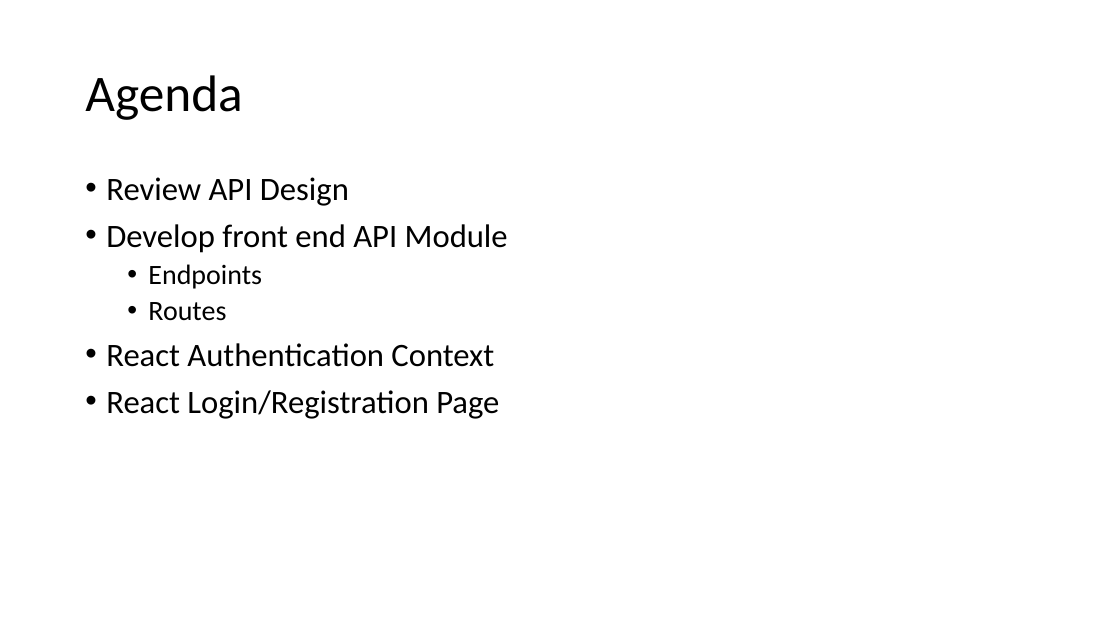
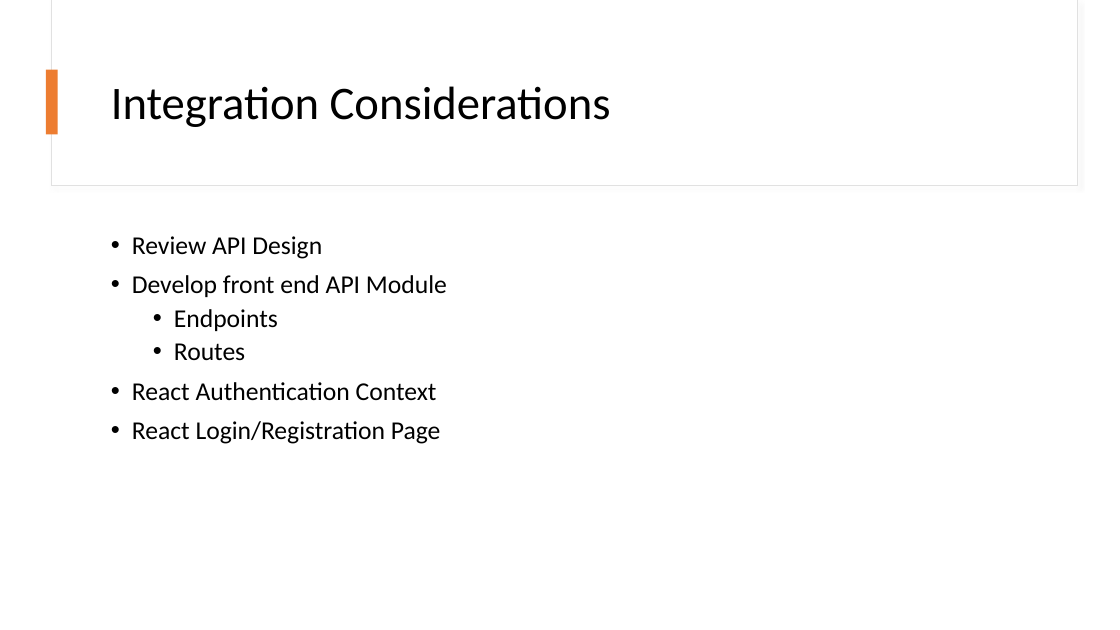
Before and after one commit to diarmuidoconnor/wad2, a slide deck: slide 2 of topic11/talk-02/Web App Dev 2.pptx. Drawn at 1120x630 pixels with LibreOffice and Linux fonts; fonts in the diff are those of the drawing. Boxes give left, top, right and bottom in pixels: in the first picture for what was removed or moved away, otherwise in the second. Text is boxed around its words. In the diff, an @@ line names an element or a change of style, - is before the commit and + after.

```diff
--- a/topic11/talk-02/Web App Dev 2.pptx
+++ b/topic11/talk-02/Web App Dev 2.pptx
@@ rectangle added at (51,0,1077,186), fill #FFFFFF, outline #E1E1E1 0.75 pt @@
@@ rectangle added at (52,0,1077,185), fill #FFFFFF @@
@@ rectangle added at (46,70,58,134), fill #ED7D31 @@
@@ title at (111,86,611,127): text changed; size 44 to 40 pt @@
-Agenda
+Integration Considerations
@@ text "Review API Design": place and size @@
-text "Review API Design" at (106,177,508,419)
+text "Review API Design" at (132,236,447,444)
@@ text "Review API Design" at (132,236,447,444): size 28 to 22 pt in "Review API Design", "Develop front end API Module", "React Authentication Context", "React Login/Registration Page"; size 24 to 22 pt in "Endpoints", "Routes" @@
```
Also in this commit, not shown: 3 other slides changed, 1 other file.
